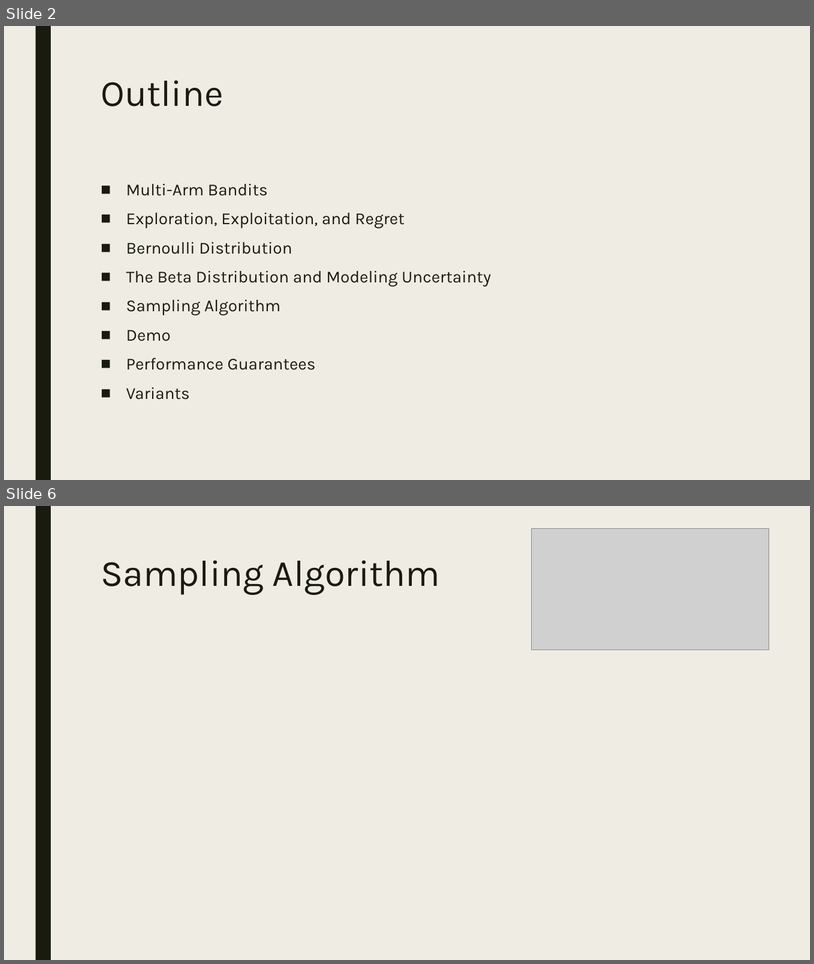
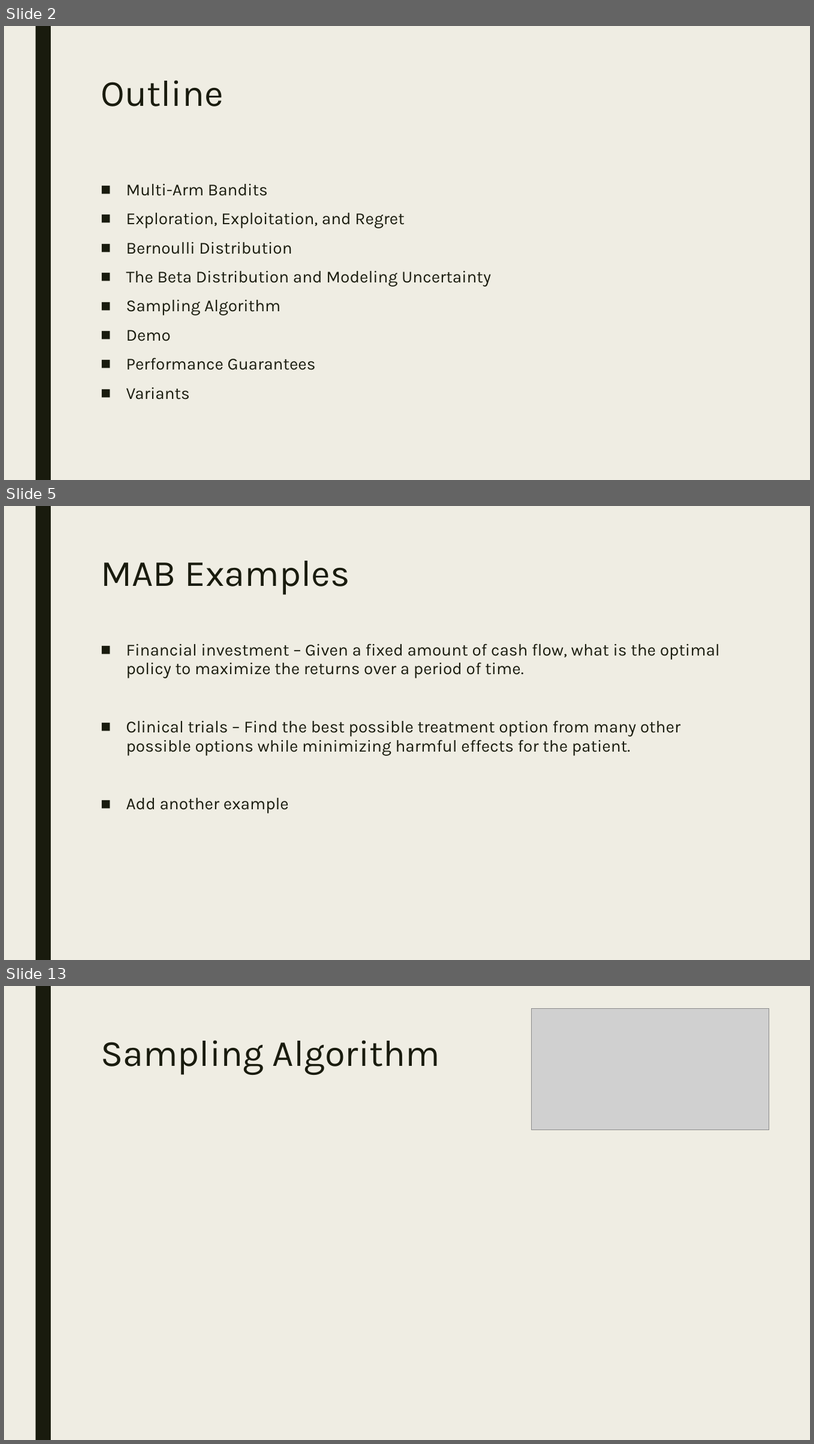
Before and after one commit to CourseReps/ECEN689-Fall2018, a slide deck: Students/mason-rumuly/tutorial/Thompson Sampling.pptx. Shown one above the other, each under a label of ours: slides 2 and 6 before the commit, slides 2, 5 and 13 after it; the slides between them are not shown. The pictures are 814x964 and 814x1444 pixels, drawn with LibreOffice and Linux fonts; fonts in the diff are those of the drawing; grey boxes stand for pictures. Boxes give left, top, right and bottom in pixels: in the first picture for what was removed or moved away, otherwise in the second. Text is boxed around its words. In the diff, an @@ line names an element or a change of style, - is before the commit and + after.

```diff
--- a/Students/mason-rumuly/tutorial/Thompson Sampling.pptx
+++ b/Students/mason-rumuly/tutorial/Thompson Sampling.pptx
@@ slide 5 added at <box>4,506,810,960</box>, background #EFEDE3; not listed: 1 template element that a slide beside it also shows @@
@@ title added at <box>101,561,350,595</box>, 44 pt, text #191B0E @@
+MAB Examples
@@ text added at <box>126,643,720,813</box>, 20 pt, text #191B0E @@
+■ Financial investment – Given a fixed amount of cash flow, what is the optimal policy to maximize the returns over a period of time.
+■ Clinical trials – Find the best possible treatment option from many other possible options while minimizing harmful effects for the patient.
+■ Add another example
@@ what was slide 6 is now slide 13 @@
```
Also in this commit, not shown: 1 slide changed, 8 other slides added, 2 slides removed.
